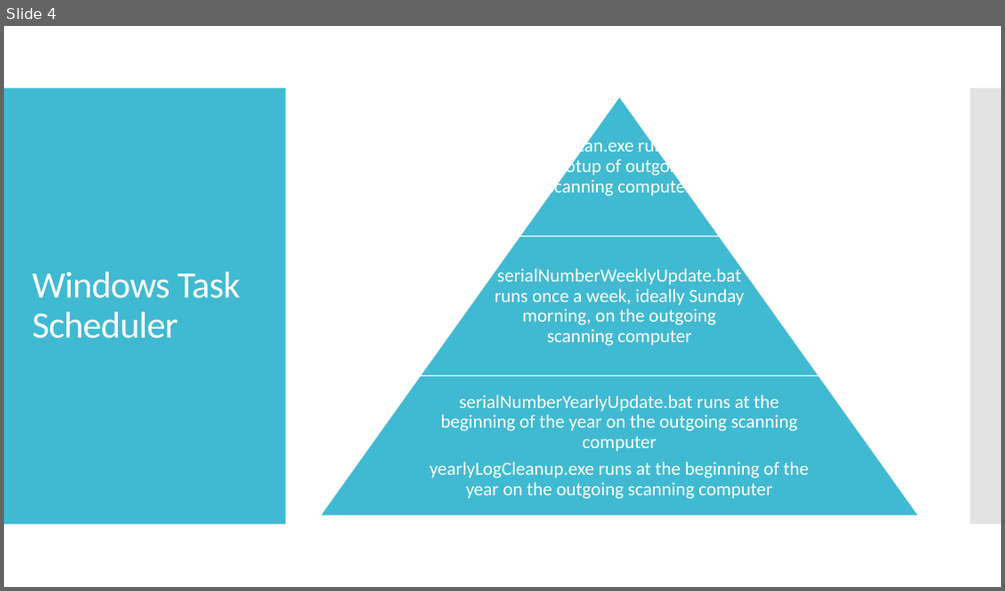
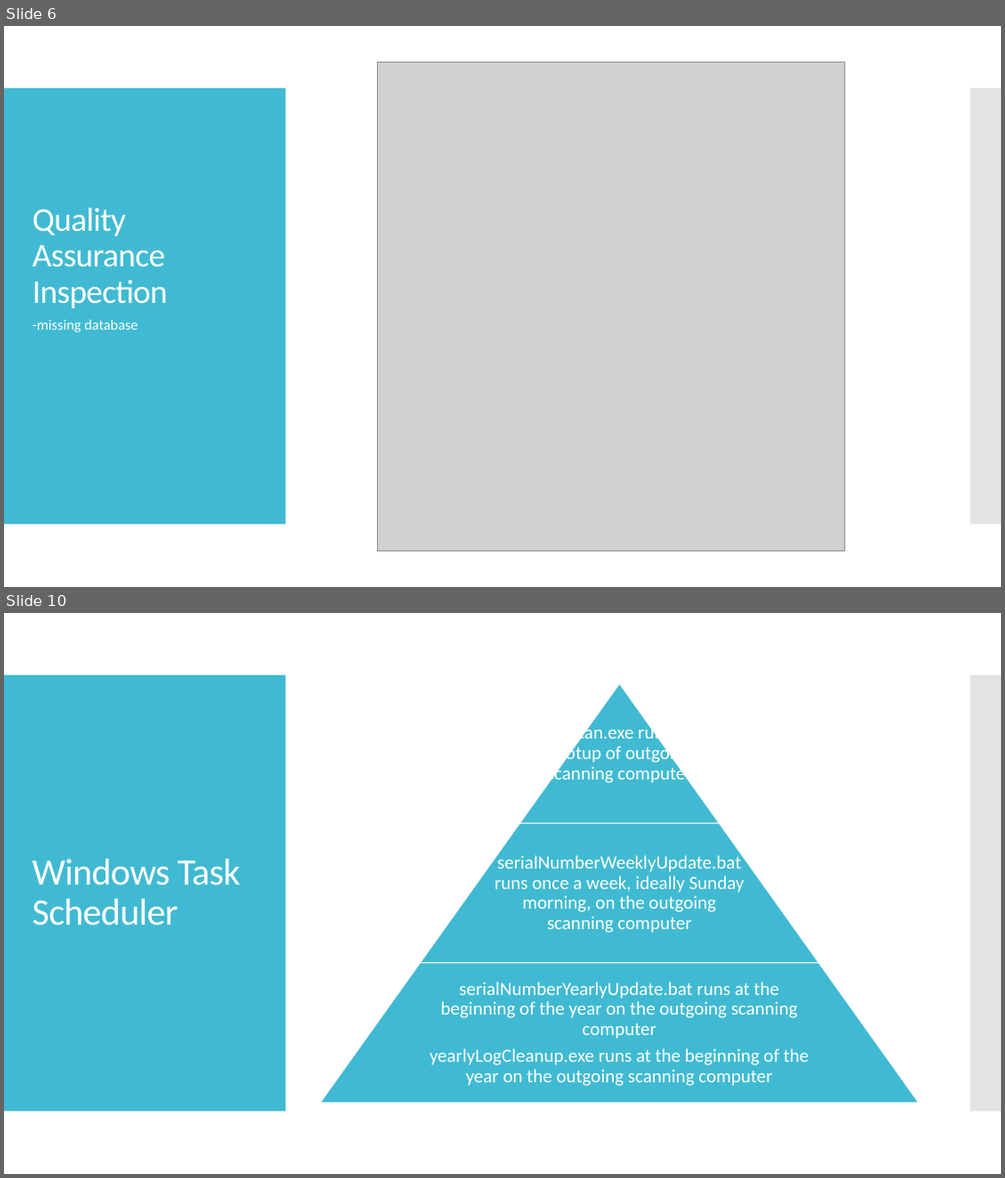
Before and after one commit to pixustechnologies/labelSerialNumberProject, a slide deck: LabelSerialNumberChangeProposal.pptx. Shown one above the other, each under a label of ours: slide 4 before the commit, slides 6 and 10 after it; the slides between them are not shown. The pictures are 1005x591 and 1005x1178 pixels, drawn with LibreOffice and Linux fonts; fonts in the diff are those of the drawing; grey boxes stand for pictures. Boxes give left, top, right and bottom in pixels: in the first picture for what was removed or moved away, otherwise in the second. Text is boxed around its words. In the diff, an @@ line names an element or a change of style, - is before the commit and + after.

```diff
--- a/LabelSerialNumberChangeProposal.pptx
+++ b/LabelSerialNumberChangeProposal.pptx
@@ slide 6 added at bbox=[4, 26, 1001, 587], background #FFFFFF; not listed: 2 template elements that a slide beside it also shows @@
@@ picture added at bbox=[377, 62, 845, 551] @@
@@ title added at bbox=[32, 208, 168, 308], 32 pt, text #FFFFFF @@
+Quality Assurance Inspection
@@ text added at bbox=[32, 319, 138, 332], 14 pt, text #FFFFFF @@
+-missing database
@@ what was slide 4 is now slide 10 @@
```
Also in this commit, not shown: 4 slides changed, 6 other slides added, 5 other files.
